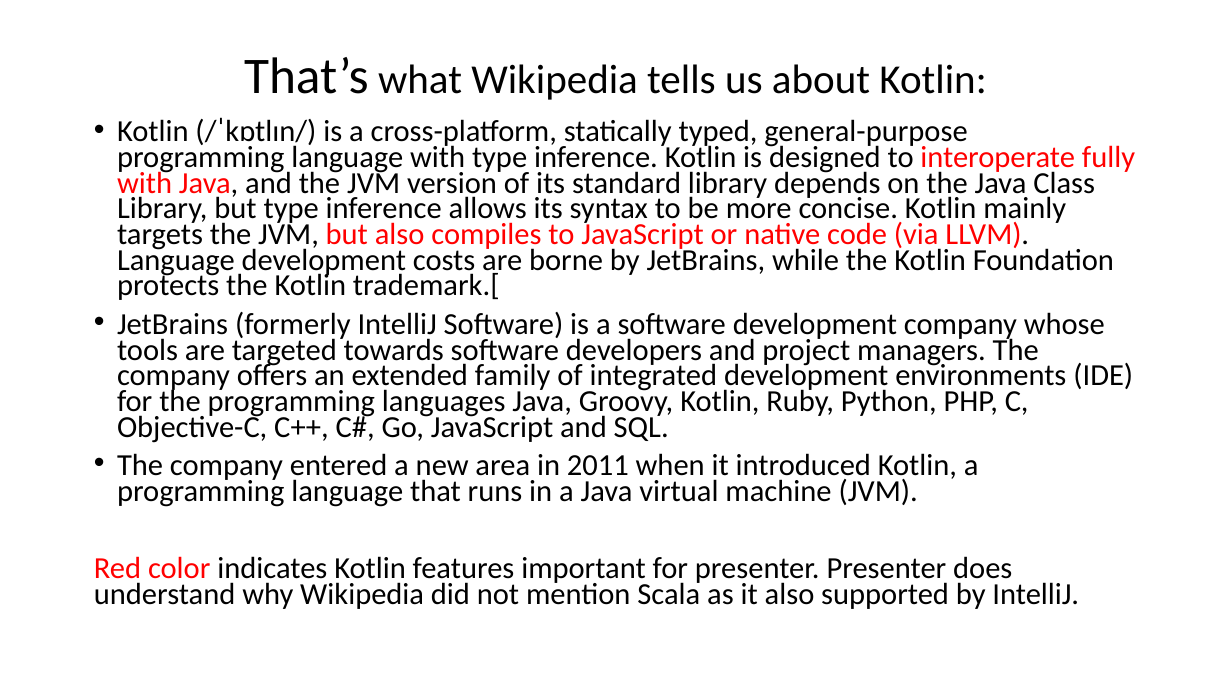
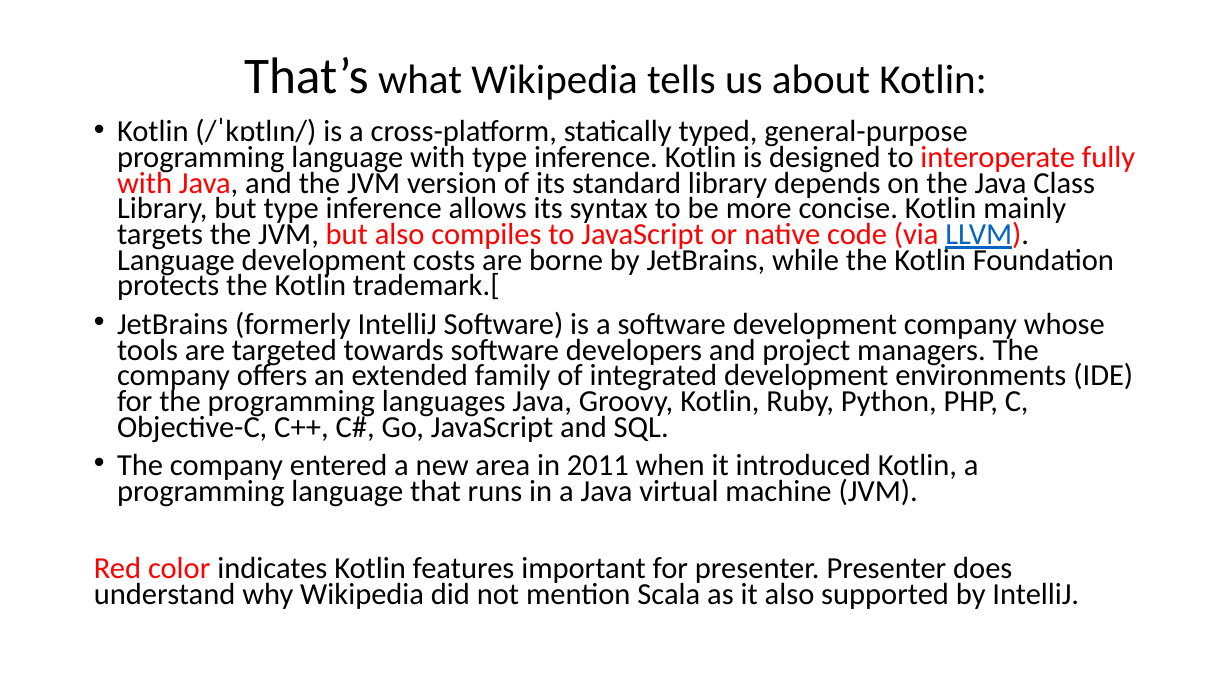
Before and after one commit to gagranov/kotlin-evaluation, a slide deck: slide 2 of What is Kotlin and why use it.pptx. Drawn at 1232x693 pixels with LibreOffice and Linux fonts; fonts in the diff are those of the drawing. Boxes give left, top, right and bottom in pixels: in the first picture for what was removed or moved away, otherwise in the second. Text is boxed around its words. In the diff, an @@ line names an element or a change of style, - is before the commit and + after.

```diff
--- a/What is Kotlin and why use it.pptx
+++ b/What is Kotlin and why use it.pptx
@@ text at <box>117,117,1135,300</box>: text colour #FF0000 to #0563C1, underline on in "LLVM)." @@
```
Also in this commit, not shown: 2 other slides changed, 1 slide added, 1 other file.
